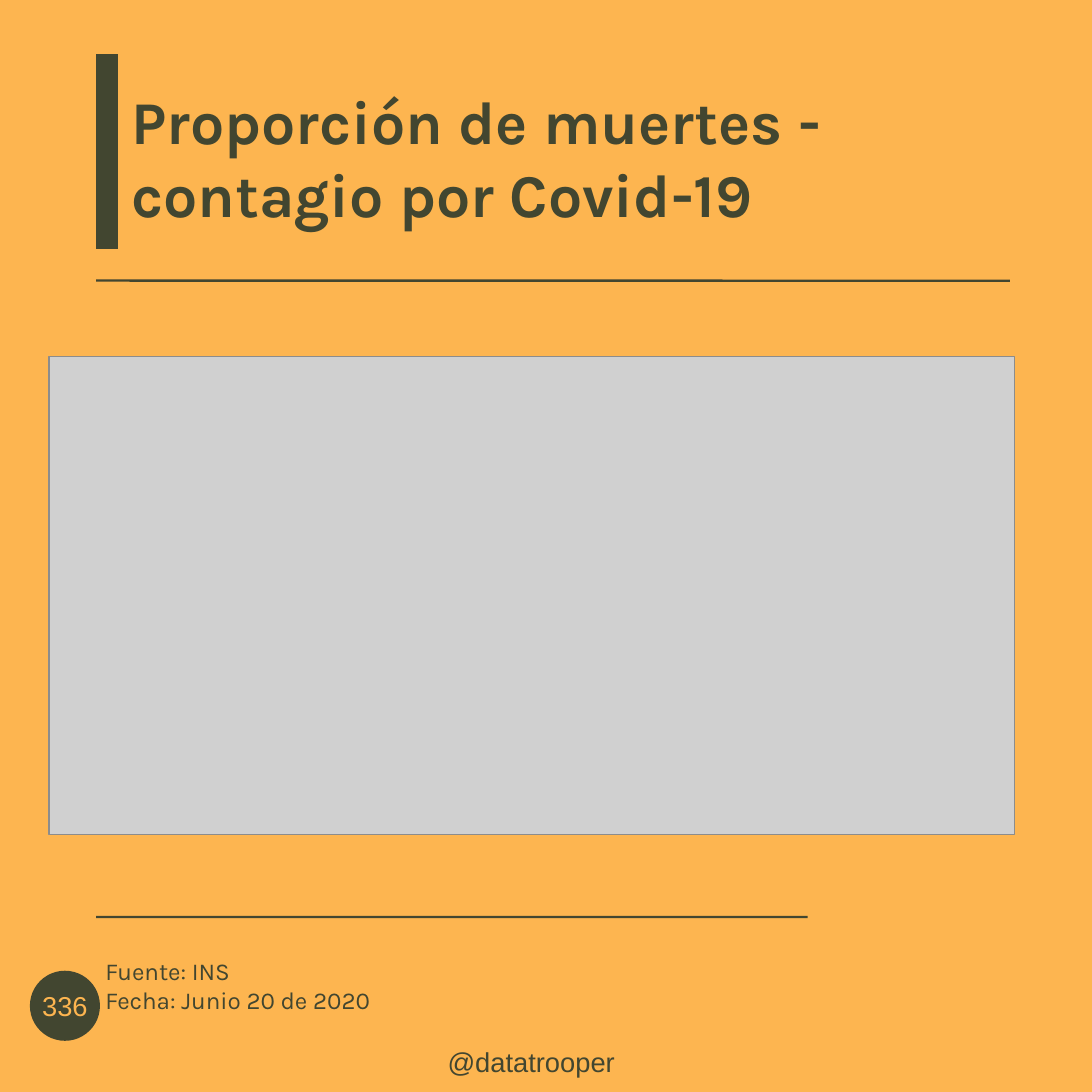
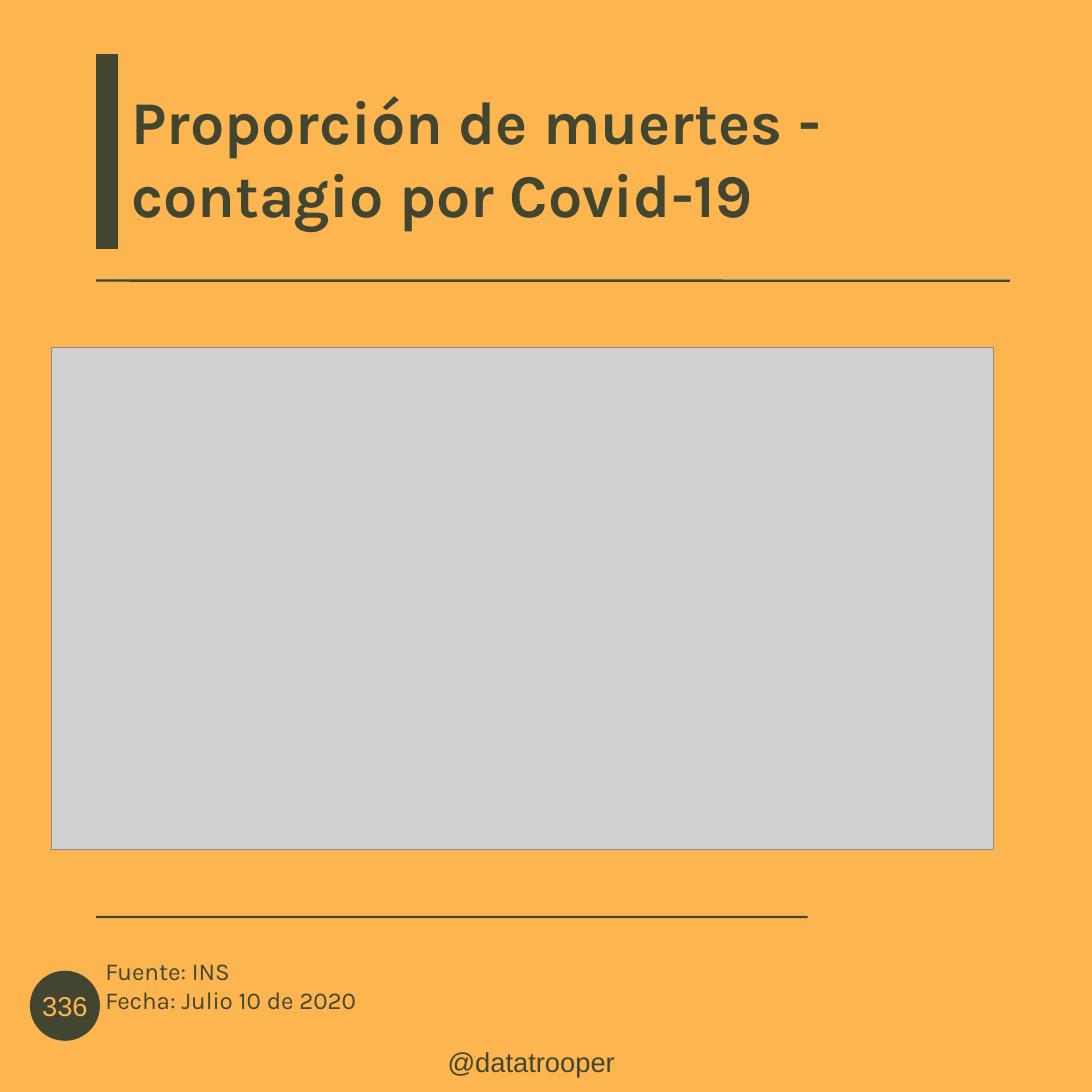
Before and after one commit to datatrooper/instatrooper, a slide deck: slide 3 of styles/covid antioquia junio 22.odp. Drawn at 1092x1092 pixels with LibreOffice and Linux fonts; fonts in the diff are those of the drawing; grey boxes stand for pictures; background and template pictures are left out. Boxes give left, top, right and bottom in pixels: in the first picture for what was removed or moved away, otherwise in the second. Text is boxed around its words. In the diff, an @@ line names an element or a change of style, - is before the commit and + after.

```diff
--- a/styles/covid antioquia junio 22.odp
+++ b/styles/covid antioquia junio 22.odp
@@ picture resized from (x1=49, y1=357, x2=1014, y2=835) to (x1=51, y1=347, x2=994, y2=850) @@
@@ text at (x1=105, y1=964, x2=356, y2=1010): text changed @@
-Fuente: INS
-Fecha: Junio 20 de 2020
+Fuente: INS
+Fecha: Julio 10 de 2020
```
Also in this commit, not shown: 5 other slides changed, 4 slides added, 5 slides removed, 25 other files.
